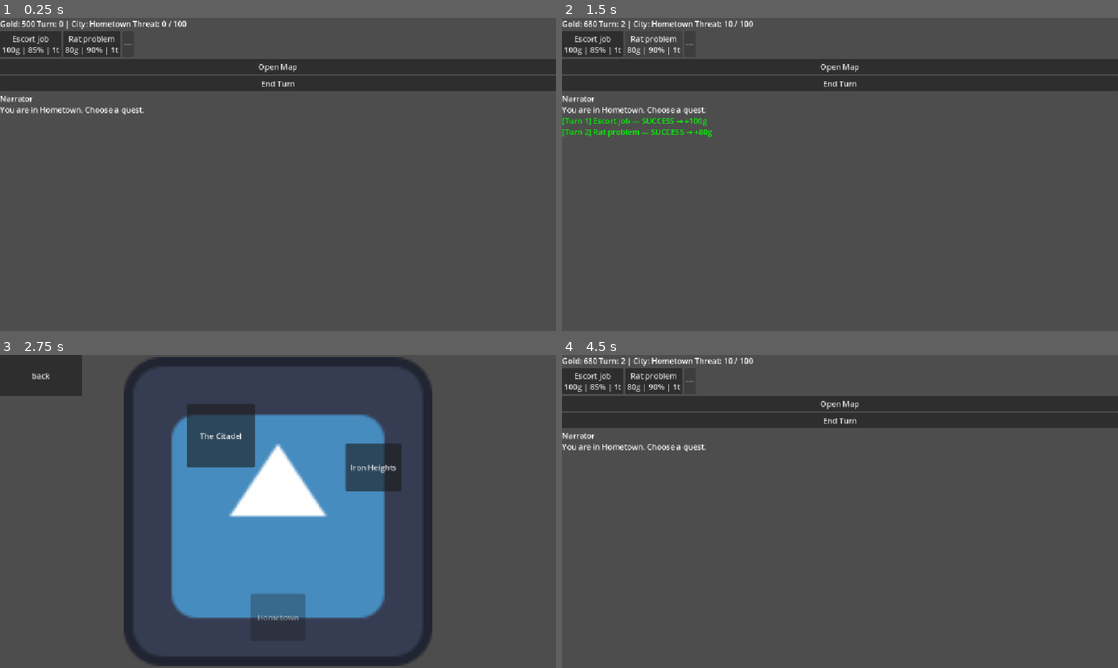
Above: before the commit, frames 1-4 (two rows, left to right).
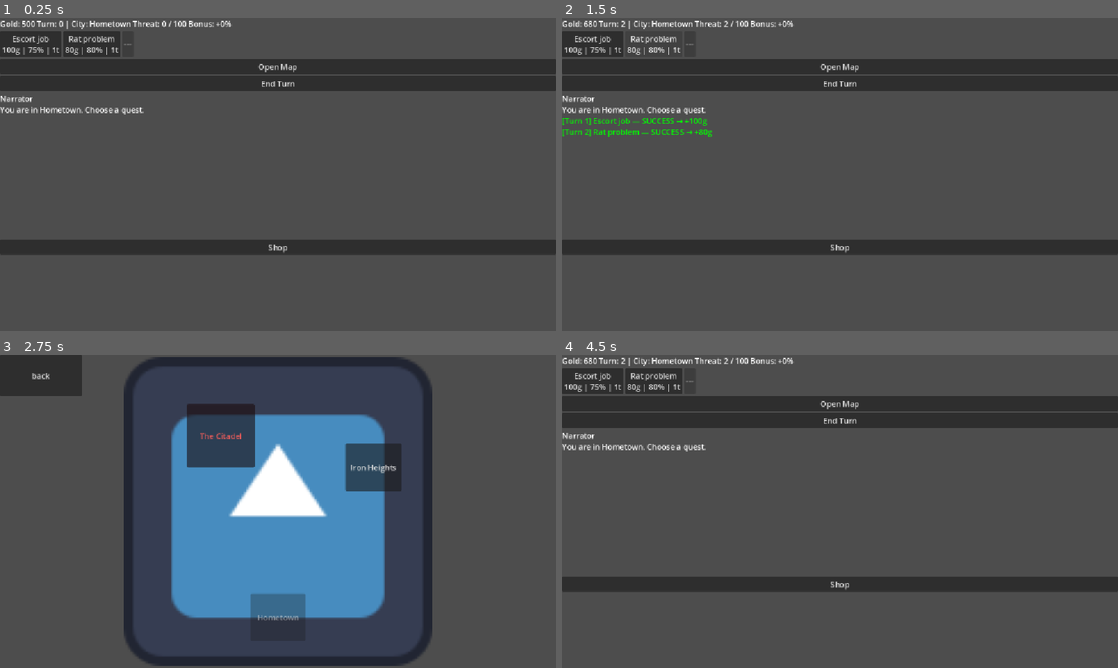
Above: after the commit, the same moments.

Repository: myu5597/The-Hero-Is-Poor
Game: Godot game, scene res://main.tscn
The game is run twice, just before and just after one commit, with the same random seed, the same clock (stepped at 60 frames per second) and the same inputs. The engine's default icon, where the game draws it, is replaced by a stand-in: a white triangle on a blue panel in a dark square.
Inputs:
- Up to frame 1 (0.25 s): no input
- Up to frame 2 (1.5 s): click "Escort job 100g | 85% | 1t" (after the commit: "Escort job 100g | 75% | 1t") at 0.5 s; click "Rat problem 80g | 90% | 1t" (after the commit: "Rat problem 80g | 80% | 1t") at 1.25 s
- Up to frame 3 (2.75 s): click "Open Map" at 2 s
- Up to frame 4 (4.5 s): click "Iron Heights" at 2.75 s; click "The Citadel" at 3.5 s; click "back" at 4.25 s

The runs differ from the first frame. In frame 1, 4.5% of the frame differs, in the area x 0-100%, y 0-76%; in frame 2, 4.6%; in frame 3, less than 0.1%; in frame 4, 4.6%.

Commit message:
added shops for each location with different items, reduced threat increase to 1, tweaked gold and turn costs for many events

Diff:
--- a/GameManager.gd
+++ b/GameManager.gd
@@ -5,33 +5,88 @@
 var threat = 0
 var current_city = "Hometown"
 
+#------Quests------
+
 var quests = {
 	"Hometown": [
-		{"name": "Escort job",   "reward": 100, "success_chance": 0.85, "time_cost": 1},
-		{"name": "Rat problem",  "reward": 80,  "success_chance": 0.90, "time_cost": 1},
+		{"name": "Escort job",   "reward": 100, "success_chance": 0.75, "time_cost": 1},
+		{"name": "Rat problem",  "reward": 80,  "success_chance": 0.80, "time_cost": 1},
 	],
-	"Iron_Heights": [
-		{"name": "Mine escort",  "reward": 225, "success_chance": 0.65, "time_cost": 2},
-		{"name": "Bandit camp",  "reward": 350, "success_chance": 0.50, "time_cost": 3},
+	"Iron Heights": [
+		{"name": "Mine escort",  "reward": 275, "success_chance": 0.65, "time_cost": 2},
+		{"name": "Bandit camp",  "reward": 400, "success_chance": 0.50, "time_cost": 3},
 	],
-	"The_Citadel": [
-		{"name": "Guild contract", "reward": 450, "success_chance": 0.55, "time_cost": 3},
-		{"name": "Smuggler tip",   "reward": 700, "success_chance": 0.35, "time_cost": 4},
+	"The Citadel": [
+		{"name": "Guild contract", "reward": 600, "success_chance": 0.50, "time_cost": 3},
+		{"name": "Smuggler tip",   "reward": 900, "success_chance": 0.30, "time_cost": 4},
 	],
 }
 
+#------ traveling------
+
 var travel_routes = {
-	"Hometown": {"Iron_Heights": {"time": 2, "cost": 50}},
-	"Iron_Heights":  {"Hometown": {"time": 2, "cost": 50}, "The_Citadel": {"time": 3, "cost": 80}},
-	"The_Citadel":    {"Iron_Heights": {"time": 3, "cost": 80}},
+	"Hometown": {"Iron Heights": {"time": 5, "cost": 100}},
+	"Iron Heights":  {"Hometown": {"time": 5, "cost": 100}, "The Citadel": {"time": 8, "cost": 500}},
+	"The Citadel":    {"Iron Heights": {"time": 8, "cost": 500}},
 }
 
-func can_travel_to(city: String) -> bool:
-	return city in travel_routes[current_city]
 
-func travel_to(city: String):
+func travel_to(city: String) -> bool:
 	var route = travel_routes[current_city][city]
+	if gold < route.cost:
+		return false
 	gold -= route.cost
 	turn += route.time
-	threat += route.time * 5
+	threat += route.time
 	current_city = city
+	return true
+
+const MAX_THREAT = 100
+
+func can_travel_to(city: String) -> bool:
+	if city not in travel_routes[current_city]:
+		return false
+	if gold < travel_routes[current_city][city].cost:
+		return false
+	var route = travel_routes[current_city][city]
+	if threat + route.time >= MAX_THREAT:
+		return false
+	return true
+
+
+#------Equipment------
+
+var equipped = {
+	"weapon": null,
+	"armor": null,
+}
+
+func get_success_bonus() -> float:
+	var bonus = 0.0
+	for slot in equipped:
+		if equipped[slot] != null:
+			bonus += equipped[slot].bonus
+	return bonus
+
+func buy_item(item: Dictionary) -> bool:
+	if gold < item.cost:
+		return false
+	var slot = item.slot
+	gold -= item.cost
+	equipped[slot] = item
+	return true
+
+var shop_inventory = {
+	"Hometown": [
+		{"name": "Worn Sword",    "cost": 200,  "bonus": 0.04, "slot" : "weapon"},
+		{"name": "Leather Armor", "cost": 300, "bonus": 0.06, "slot" : "armor"},
+	],
+	"Iron Heights": [
+		{"name": "Steel Blade",   "cost": 700, "bonus": 0.12, "slot" : "weapon"},
+		{"name": "Chain Mail",    "cost": 1000, "bonus": 0.16, "slot" : "armor"},
+	],
+	"The Citadel": [
+		{"name": "Excalibur", "cost": 2500, "bonus": 0.25, "slot" : "weapon"},
+		{"name": "Mage Robes",      "cost": 2000, "bonus": 0.20, "slot" : "armor"},
+	],
+}
--- a/main.gd
+++ b/main.gd
@@ -28,19 +28,24 @@
 	$VBoxContainer/QuestButtons/HardButton.pressed.connect(_on_quest.bind(2))
 	$VBoxContainer/EndTurnButton.pressed.connect(_on_end_turn)
 	$VBoxContainer/MapButton.pressed.connect(_on_open_map)
+	$VBoxContainer/ShopButton.pressed.connect(_on_open_shop)
 	update_quest_buttons()
 	update_hud()
+	check_game_over()
 	log_message("You are in %s. Choose a quest." % GameManager.current_city, "white")
 
 
+func _on_open_shop():
+	get_tree().change_scene_to_file("res://shop.tscn")
 
 func _on_quest(index: int):
 	var q = GameManager.quests[GameManager.current_city][index]
 	var roll = randf()
+	var effective_chance = min(q.success_chance + GameManager.get_success_bonus(), 0.95)
 	GameManager.turn += q.time_cost
-	GameManager.threat += q.time_cost * 5
+	GameManager.threat += q.time_cost * 1
 
-	if roll <= q.success_chance:
+	if roll <= effective_chance:
 		GameManager.gold += q.reward
 		log_message("[Turn %d] %s — SUCCESS → +%dg" % [GameManager.turn, q.name, q.reward], "green")
 	else:
@@ -51,7 +56,7 @@
 
 func _on_end_turn():
 	GameManager.turn += 1
-	GameManager.threat += 5
+	GameManager.threat += 1
 	log_message("--- Turn ended. Threat grows... ---", "orange")
 	update_hud()
 	check_game_over()
@@ -63,6 +68,7 @@
 	$VBoxContainer/HUD/GoldLabel.text = "Gold: %d" % GameManager.gold
 	$VBoxContainer/HUD/TurnLabel.text = "Turn: %d | City: %s" % [GameManager.turn, GameManager.current_city]
 	$VBoxContainer/HUD/ThreatLabel.text = "Threat: %d / 100" % GameManager.threat
+	$VBoxContainer/HUD/BonusLabel.text = "Bonus: +%d%%" % int(GameManager.get_success_bonus() * 100)
 
 func check_game_over():
 	if GameManager.threat >= 100:
--- a/main.tscn
+++ b/main.tscn
@@ -29,6 +29,9 @@
 layout_mode = 2
 
 [node name="ThreatLabel" type="Label" parent="VBoxContainer/HUD" unique_id=313071195]
+layout_mode = 2
+
+[node name="BonusLabel" type="Label" parent="VBoxContainer/HUD" unique_id=1209522214]
 layout_mode = 2
 
 [node name="QuestButtons" type="HBoxContainer" parent="VBoxContainer" unique_id=1516699876]
@@ -63,3 +66,7 @@
 bbcode_enabled = true
 text = "Narrator
 "
+
+[node name="ShopButton" type="Button" parent="VBoxContainer" unique_id=1285801984]
+layout_mode = 2
+text = "Shop"
--- a/map.gd
+++ b/map.gd
@@ -5,37 +5,56 @@
 func _ready():
 	$BackButton.pressed.connect(_on_back)
 	$Cities/Hometown.pressed.connect(_on_city_selected.bind("Hometown"))
-	$Cities/Iron_Heights.pressed.connect(_on_city_selected.bind("Iron_Heights"))
-	$Cities/The_Citadel.pressed.connect(_on_city_selected.bind("The_Citadel"))
+	$Cities/Iron_Heights.pressed.connect(_on_city_selected.bind("Iron Heights"))
+	$Cities/The_Citadel.pressed.connect(_on_city_selected.bind("The Citadel"))
 	$InfoPanel.hide()
+	get_node("Cities/" + city_to_node_name(GameManager.current_city)).disabled = true
 
-	# Grey out current city
-	get_node("Cities/" + GameManager.current_city).disabled = true
+	for city in ["Hometown", "Iron Heights", "The Citadel"]:
+		if city == GameManager.current_city:
+			continue
+		if not GameManager.can_travel_to(city):
+			get_node("Cities/" + city_to_node_name(city)).modulate = Color(1, 0.4, 0.4)
 
-	if GameManager.threat >= 100:
-		$Cities/Hometown.disabled = true
-		$Cities/Iron_Heights.disabled = true
-		$Cities/The_Citadel.disabled = true
+func city_to_node_name(city: String) -> String:
+	return city.replace(" ", "_")
 
 func _on_city_selected(city: String):
-	if not GameManager.can_travel_to(city):
+	if city == GameManager.current_city:
+		return
+
+	$InfoPanel.show()
+	$InfoPanel/VBoxContainer/TravelButton.disabled = true
+
+	if city not in GameManager.travel_routes[GameManager.current_city]:
 		$InfoPanel/VBoxContainer/CityLabel.text = "No direct route to %s" % city
 		$InfoPanel/VBoxContainer/CostLabel.text = ""
-		$InfoPanel/VBoxContainer/TravelButton.disabled = true
-		$InfoPanel.show()
+		return
+
+	var route = GameManager.travel_routes[GameManager.current_city][city]
+
+	if GameManager.gold < route.cost:
+		$InfoPanel/VBoxContainer/CityLabel.text = "Can't afford travel to %s" % city
+		$InfoPanel/VBoxContainer/CostLabel.text = "Need %dg, have %dg" % [route.cost, GameManager.gold]
+		return
+
+	if GameManager.threat + route.time >= GameManager.MAX_THREAT:
+		$InfoPanel/VBoxContainer/CityLabel.text = "Not enough time to reach %s" % city
+		$InfoPanel/VBoxContainer/CostLabel.text = "Would hit threat limit mid-travel"
 		return
 
 	selected_city = city
-	var route = GameManager.travel_routes[GameManager.current_city][city]
 	$InfoPanel/VBoxContainer/CityLabel.text = "Travel to %s" % city
 	$InfoPanel/VBoxContainer/CostLabel.text = "Cost: %dg | Time: %d turns" % [route.cost, route.time]
 	$InfoPanel/VBoxContainer/TravelButton.disabled = false
 	$InfoPanel/VBoxContainer/TravelButton.pressed.connect(_on_travel, CONNECT_ONE_SHOT)
-	$InfoPanel.show()
 
 func _on_travel():
-	GameManager.travel_to(selected_city)
-	get_tree().change_scene_to_file("res://main.tscn")
+	if GameManager.travel_to(selected_city):
+		get_tree().change_scene_to_file("res://main.tscn")
+	else:
+		$InfoPanel/VBoxContainer/CityLabel.text = "Not enough gold to travel!"
+		$InfoPanel/VBoxContainer/TravelButton.disabled = true
 
 func _on_back():
 	get_tree().change_scene_to_file("res://main.tscn")
--- /dev/null
+++ b/shop.gd
@@ -0,0 +1,53 @@
+extends Control
+
+func _ready():
+	$VBoxContainer/BackButton.pressed.connect(_on_back)
+	$VBoxContainer/TitleLabel.text = "Shop — %s" % GameManager.current_city
+	update_labels()
+	build_item_list()
+
+func build_item_list():
+	var container = $VBoxContainer/ItemList
+	for child in container.get_children():
+		child.queue_free()
+
+	var inventory = GameManager.shop_inventory[GameManager.current_city]
+	for item in inventory:
+		var btn = Button.new()
+		var current = GameManager.equipped[item.slot]
+		var is_equipped = current != null and current.name == item.name
+		var is_upgrade = current != null and not is_equipped
+
+		if is_equipped:
+			btn.text = "%s — EQUIPPED" % item.name
+			btn.disabled = true
+		elif is_upgrade:
+			btn.text = "%s | %dg | +%d%% (replaces %s)" % [item.name, item.cost, int(item.bonus * 100), current.name]
+			btn.pressed.connect(_on_buy.bind(item))
+		else:
+			btn.text = "%s | %dg | +%d%% success" % [item.name, item.cost, int(item.bonus * 100)]
+			btn.pressed.connect(_on_buy.bind(item))
+
+		container.add_child(btn)
+
+func _on_buy(item: Dictionary):
+	if GameManager.buy_item(item):
+		log_purchase("Bought %s! Success bonus now +%d%%" % [item.name, int(GameManager.get_success_bonus() * 100)])
+	else:
+		log_purchase("Not enough gold for %s." % item.name)
+	update_labels()
+	build_item_list()  # rebuild to show OWNED state
+
+func update_labels():
+	$VBoxContainer/GoldLabel.text = "Gold: %d" % GameManager.gold
+	$VBoxContainer/BonusLabel.text = "Current bonus: +%d%%" % int(GameManager.get_success_bonus() * 100)
+	var weapon = GameManager.equipped["weapon"].name if GameManager.equipped["weapon"] else "None"
+	var armor = GameManager.equipped["armor"].name if GameManager.equipped["armor"] else "None"
+	$VBoxContainer/OwnedLabel.text = "Weapon: %s | Armor: %s" % [weapon, armor]
+
+func log_purchase(text: String):
+	# reuse OwnedLabel temporarily, or add a separate MessageLabel if you prefer
+	$VBoxContainer/TitleLabel.text = text
+
+func _on_back():
+	get_tree().change_scene_to_file("res://main.tscn")
--- /dev/null
+++ b/shop.tscn
@@ -0,0 +1,40 @@
+[gd_scene format=3 uid="uid://xalf8mkvdrnq"]
+
+[ext_resource type="Script" uid="uid://dwjac54awl51q" path="res://shop.gd" id="1_viryw"]
+
+[node name="Shop" type="Control" unique_id=303880565]
+layout_mode = 3
+anchors_preset = 15
+anchor_right = 1.0
+anchor_bottom = 1.0
+grow_horizontal = 2
+grow_vertical = 2
+script = ExtResource("1_viryw")
+
+[node name="VBoxContainer" type="VBoxContainer" parent="." unique_id=1942201367]
+layout_mode = 0
+offset_right = 40.0
+offset_bottom = 40.0
+
+[node name="TitleLabel" type="Label" parent="VBoxContainer" unique_id=1402557171]
+layout_mode = 2
+text = "Shop - Hometown"
+
+[node name="GoldLabel" type="Label" parent="VBoxContainer" unique_id=2143103398]
+layout_mode = 2
+text = "Gold: 500"
+
+[node name="BonusLabel" type="Label" parent="VBoxContainer" unique_id=979622059]
+layout_mode = 2
+text = "Current Bonus +0%"
+
+[node name="ItemList" type="VBoxContainer" parent="VBoxContainer" unique_id=94681407]
+layout_mode = 2
+
+[node name="OwnedLabel" type="Label" parent="VBoxContainer" unique_id=1112723710]
+layout_mode = 2
+text = "Owned: Rusty Sword, Leather Armor"
+
+[node name="BackButton" type="Button" parent="VBoxContainer" unique_id=1821754652]
+layout_mode = 2
+text = "Back"
Not shown, added: shop.gd.uid
